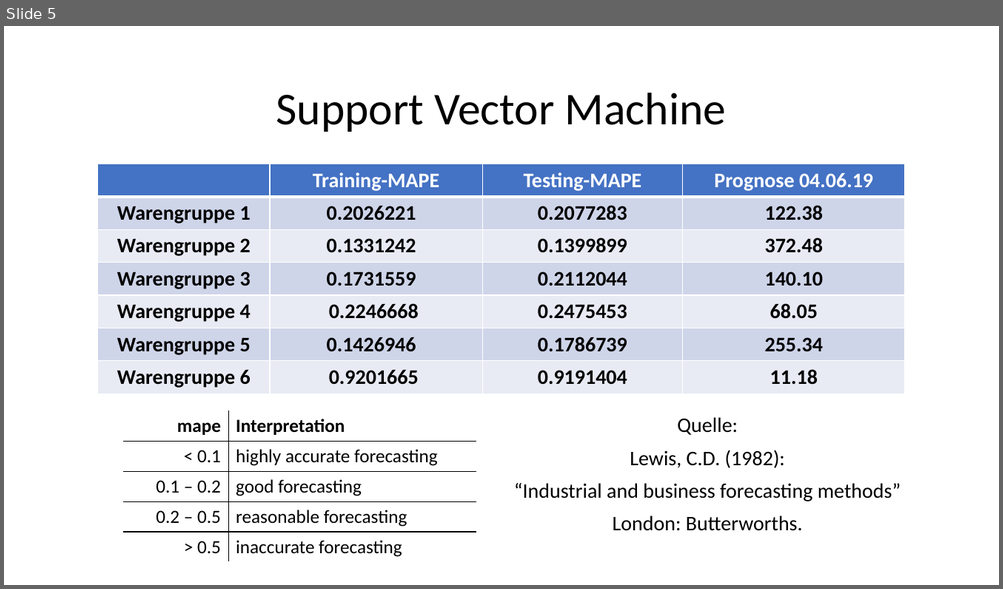
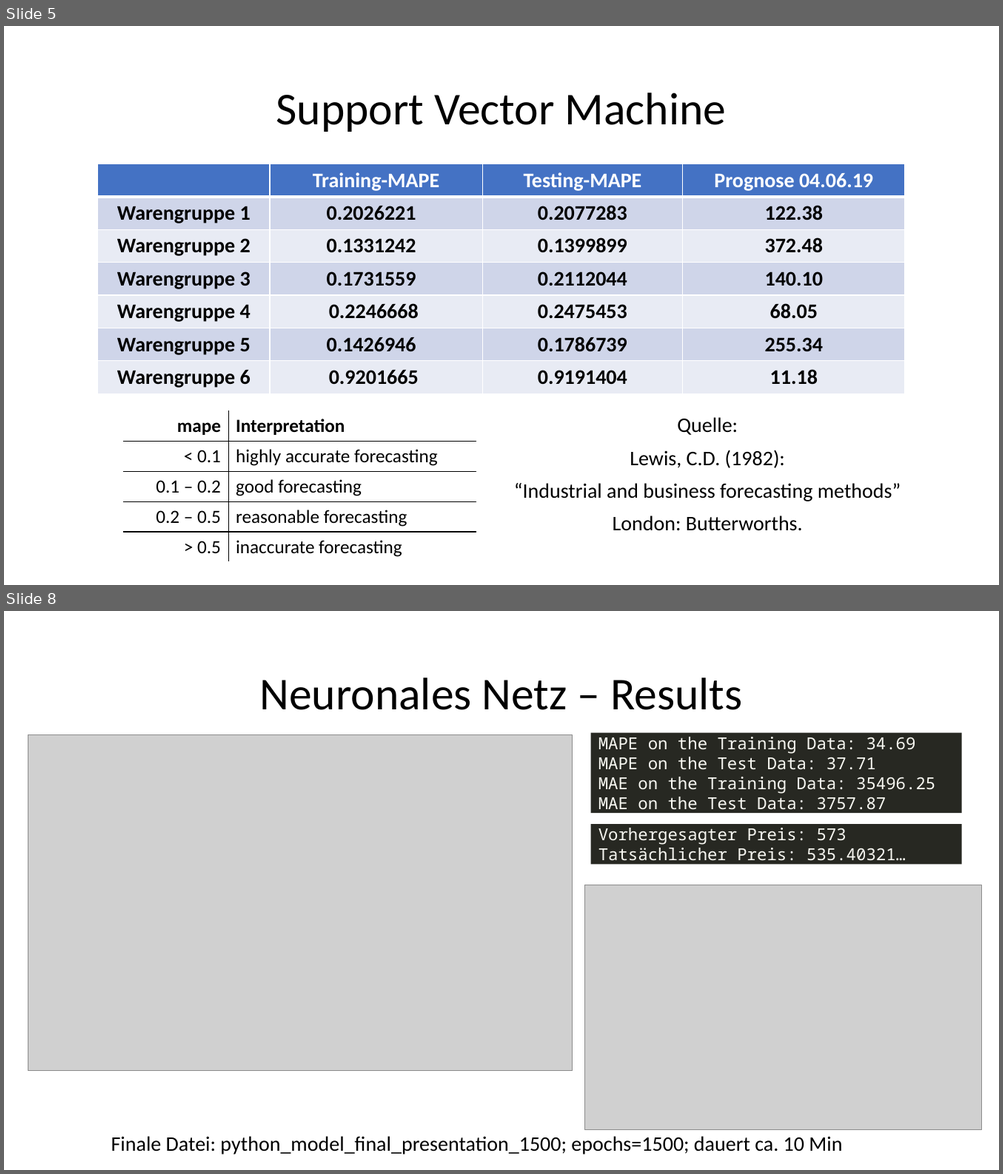
Before and after one commit to groenerfelix/opencampus, a slide deck: Abschlusspräsentation.pptx. Shown one above the other, each under a label of ours: slide 5 before the commit, slides 5 and 8 after it; the slides between them are not shown. The pictures are 1003x589 and 1003x1174 pixels, drawn with LibreOffice and Linux fonts; fonts in the diff are those of the drawing; grey boxes stand for pictures. Boxes give left, top, right and bottom in pixels: in the first picture for what was removed or moved away, otherwise in the second. Text is boxed around its words. In the diff, an @@ line names an element or a change of style, - is before the commit and + after.

```diff
--- a/Abschlusspräsentation.pptx
+++ b/Abschlusspräsentation.pptx
@@ slide 8 added at (4, 611, 999, 1170), background #FFFFFF @@
@@ title added at (259, 678, 742, 710), 44 pt, text #000000 @@
+Neuronales Netz – Results
@@ picture added at (28, 735, 572, 1071) @@
@@ rectangle added at (590, 732, 962, 813), fill #272822, 16 pt, text #F8F8F2 @@
+MAPE on the Training Data: 34.69
+MAPE on the Test Data: 37.71
+MAE on the Training Data: 35496.25
+MAE on the Test Data: 3757.87
@@ rectangle added at (590, 824, 962, 865), fill #272822, 16 pt, text #F8F8F2 @@
+Vorhergesagter Preis: 573 Tatsächlicher Preis: 535.40321…
@@ picture added at (584, 886, 982, 1131) @@
@@ text added at (111, 1136, 842, 1155), 20 pt, text #000000 @@
+Finale Datei: python_model_final_presentation_1500; epochs=1500; dauert ca. 10 Min
```
Also in this commit, not shown: 2 other slides added, 12 other files.
